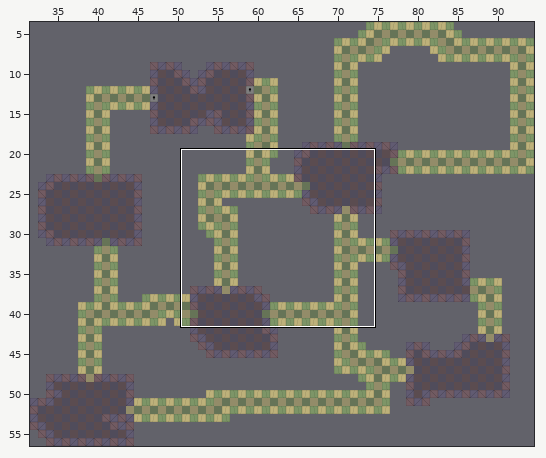
Two states of a Tiled map (JSON), assets/Tiled/map0A.json. Above: a wide view before the commit, with the close-up outlined.
Close-up. Before the edit:
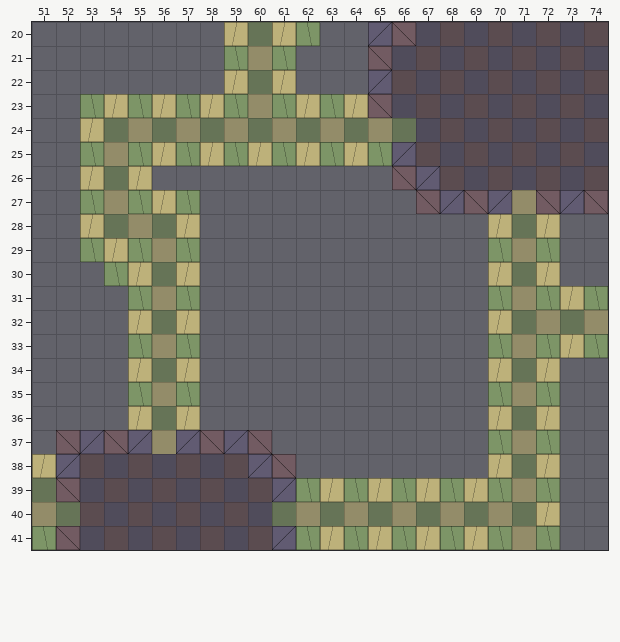
Cells are 100x100 px. Shown: x 51..74, y 20..41. The commit also changed other parts of the map, which this record leaves out.
After:
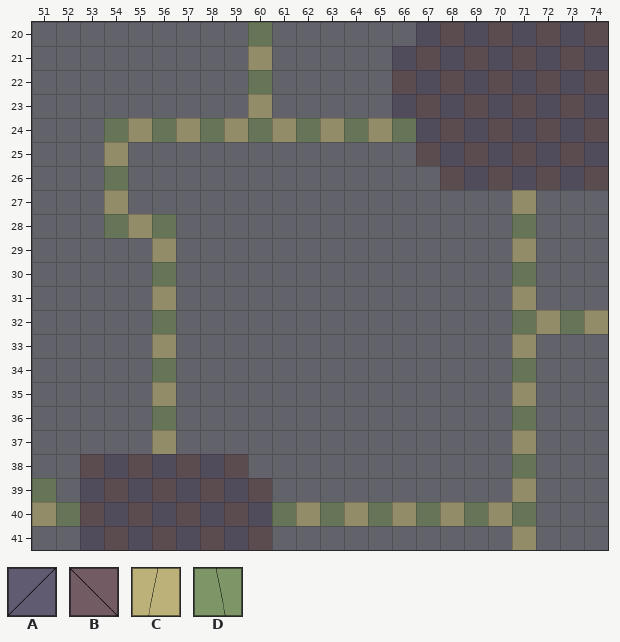
Key: from "Tileset": A 0, B 1, C 2, D 3.
_ is an empty cell.
Edits made:
Layer "Wall" (now hidden):
y 20: x 59 C -> _; x 61..62 CD -> __; x 65..66 AB -> __
y 21: x 59 D -> _; x 61 D -> _; x 65 B -> _
y 22: x 59 C -> _; x 61 C -> _; x 65 A -> _
y 23: x 53..59 DCDCDCD -> _______; x 61..65 DCDCB -> _____
y 24: x 53 C -> _
y 25: x 53 D -> _; x 55..66 DCDCDCDCDCDA -> ____________
y 26: x 53 C -> _; x 55 C -> _; x 66..67 BA -> __
y 27: x 53 D -> _; x 55..57 DCD -> ___; x 67..70 BABA -> ____; x 72..74 BAB -> ___
y 28: x 53 C -> _; x 57 C -> _; x 70 C -> _; x 72 C -> _
y 29: x 53..55 DCD -> ___; x 57 D -> _; x 70 D -> _; x 72 D -> _
y 30: x 54..55 DC -> __; x 57 C -> _; x 70 C -> _; x 72 C -> _
y 31: x 55 D -> _; x 57 D -> _; x 70 D -> _; x 72..74 DCD -> ___
y 32: x 55 C -> _; x 57 C -> _; x 70 C -> _
y 33: x 55 D -> _; x 57 D -> _; x 70 D -> _; x 72..74 DCD -> ___
y 34: x 55 C -> _; x 57 C -> _; x 70 C -> _; x 72 C -> _
y 35: x 55 D -> _; x 57 D -> _; x 70 D -> _; x 72 D -> _
y 36: x 55 C -> _; x 57 C -> _; x 70 C -> _; x 72 C -> _
y 37: x 52..55 BABA -> ____; x 57..60 ABAB -> ____; x 70 D -> _; x 72 D -> _
y 38: x 51..52 CA -> __; x 60..61 AB -> __; x 70 C -> _; x 72 C -> _
y 39: x 52 B -> _; x 61..70 ADCDCDCDCD -> __________; x 72 D -> _
y 40: x 72 C -> _
y 41: x 51..52 DB -> __; x 61..70 ADCDCDCDCD -> __________; x 72 D -> _
Boxes around the changes in both close-ups, in picture pixels (x1, y1, x2, y2):
removed: (32, 22, 512, 502)
removed: (536, 190, 608, 310)
removed: (536, 334, 608, 550)
removed: (32, 526, 80, 550)
removed: (272, 526, 512, 550)
